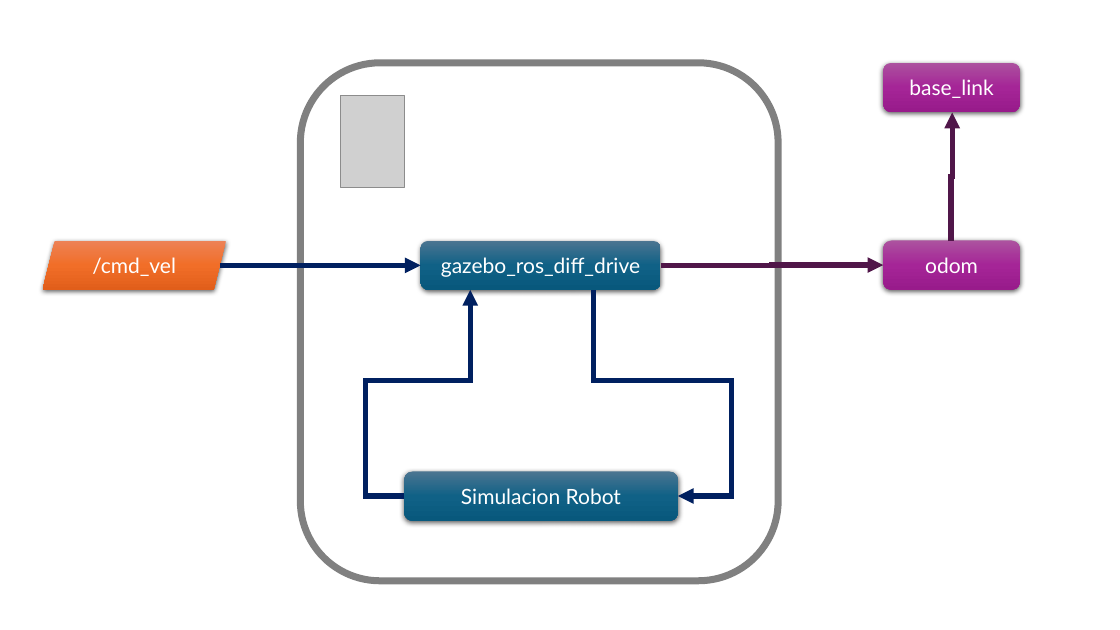
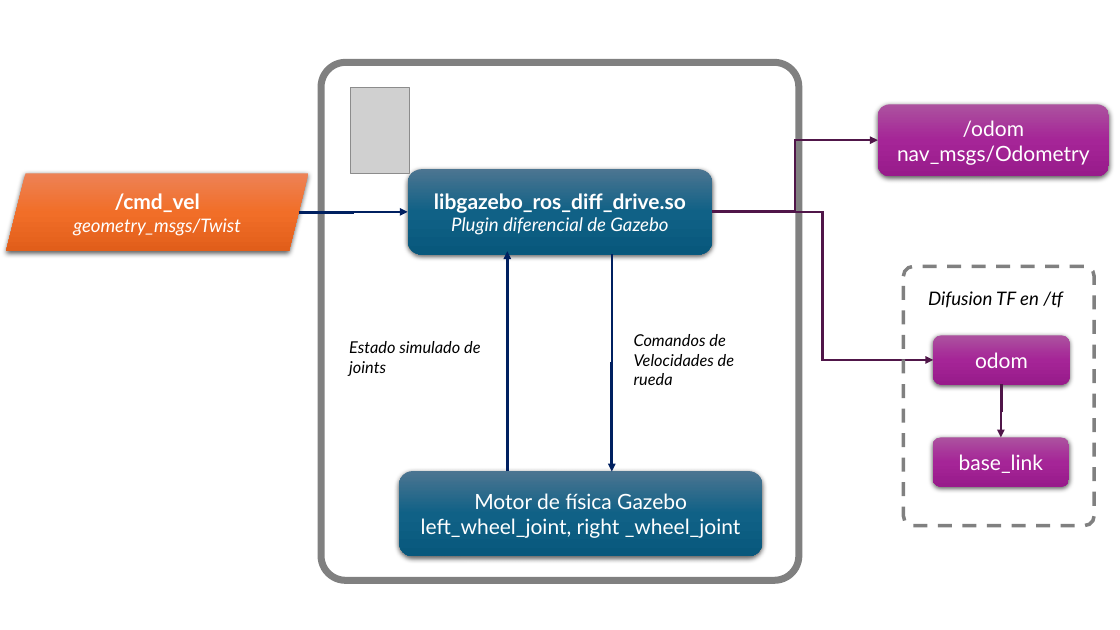
Before and after one commit to SVN11X/doc_tesis, a slide deck: slide 1 of 2.Texto/Imag/gazebo_plugin.pptx. Drawn at 1120x630 pixels with LibreOffice and Linux fonts; fonts in the diff are those of the drawing; grey boxes stand for pictures. Boxes give left, top, right and bottom in pixels: in the first picture for what was removed or moved away, otherwise in the second. Text is boxed around its words. In the diff, an @@ line names an element or a change of style, - is before the commit and + after.

Commit message:
cambios en gazebo plugin

```diff
--- a/2.Texto/Imag/gazebo_plugin.pptx
+++ b/2.Texto/Imag/gazebo_plugin.pptx
@@ rounded rectangle: place and size @@
-rounded rectangle at (301, 63, 779, 581)
+rounded rectangle at (321, 62, 799, 581)
@@ rounded rectangle at (321, 62, 799, 581): proportions changed @@
@@ picture: place and size @@
-picture at (340, 95, 404, 187)
+picture at (350, 88, 410, 174)
@@ rounded rectangle added at (878, 104, 1109, 176), fill gradient #AC53A0 to #A62598 to #991C8B, 18 pt, text #FFFFFF @@
+/odom
+nav_msgs/Odometry
@@ elbow arrow added from (712, 212) to (878, 140), #501649 2.25 pt @@
@@ parallelogram "/cmd_vel": place and size @@
-parallelogram "/cmd_vel" at (43, 241, 226, 291)
+parallelogram "/cmd_vel" at (6, 173, 308, 251)
@@ rounded rectangle "libgazebo_ros_diff_drive.so": place and size @@
-rounded rectangle "libgazebo_ros_diff_drive.so" at (421, 241, 661, 291)
+rounded rectangle "libgazebo_ros_diff_drive.so" at (408, 169, 712, 255)
@@ text in parallelogram at (115, 193, 200, 212): bold on in "/cmd_vel" @@
@@ text in rounded rectangle at (434, 193, 686, 235): text changed; bold on @@
-gazebo_ros_diff_drive
+libgazebo_ros_diff_drive.so
+Plugin diferencial de Gazebo
@@ text in parallelogram at (73, 218, 241, 236): paragraph added @@
+geometry_msgs/Twist
@@ elbow arrow moved from (220, 266) - (421, 266) to (299, 213) - (408, 212) @@
@@ elbow arrow (299, 213) - (408, 212): stroke #002060 4.5 pt to #002060 2.25 pt @@
@@ elbow arrow moved from (661, 266) - (884, 266) to (712, 212) - (933, 360) @@
@@ elbow arrow (712, 212) - (933, 360): stroke #501649 4.5 pt to #501649 2.25 pt @@
@@ elbow arrow moved from (404, 497) - (471, 290) to (507, 471) - (507, 251) @@
@@ elbow arrow (507, 471) - (507, 251): stroke #002060 4.5 pt to #002060 2.25 pt @@
@@ elbow arrow moved from (678, 497) - (594, 290) to (612, 471) - (612, 255) @@
@@ elbow arrow (612, 471) - (612, 255): stroke #002060 4.5 pt to #002060 2.25 pt @@
@@ rounded rectangle added at (904, 266, 1095, 526), outline #808080 3 pt dashed @@
@@ text added at (928, 291, 1063, 308), 16 pt, text #000000, italic @@
+Difusion TF en /tf
@@ text added at (349, 341, 480, 376), 14 pt, text #000000, italic @@
+Estado simulado de joints
@@ text added at (634, 334, 734, 385), 14 pt, text #000000, italic @@
+Comandos de Velocidades de rueda
@@ rounded rectangle "odom": place and size @@
-rounded rectangle "odom" at (884, 240, 1021, 290)
+rounded rectangle "odom" at (933, 335, 1070, 385)
@@ elbow arrow moved from (951, 241) - (953, 113) to (1002, 385) - (1002, 438) @@
@@ elbow arrow (1002, 385) - (1002, 438): stroke #501649 4.5 pt to #501649 2.25 pt @@
@@ rounded rectangle "base_link": place and size @@
-rounded rectangle "base_link" at (884, 63, 1021, 113)
+rounded rectangle "base_link" at (933, 438, 1070, 487)
@@ rounded rectangle "Motor de física Gazebo": place and size @@
-rounded rectangle "Motor de física Gazebo" at (404, 471, 678, 521)
+rounded rectangle "Motor de física Gazebo" at (399, 471, 763, 557)
@@ text in rounded rectangle at (421, 493, 741, 538): text changed @@
-Simulacion Robot
+Motor de física Gazebo
+left_wheel_joint, right _wheel_joint
```
Also in this commit, not shown: 1 other file.
